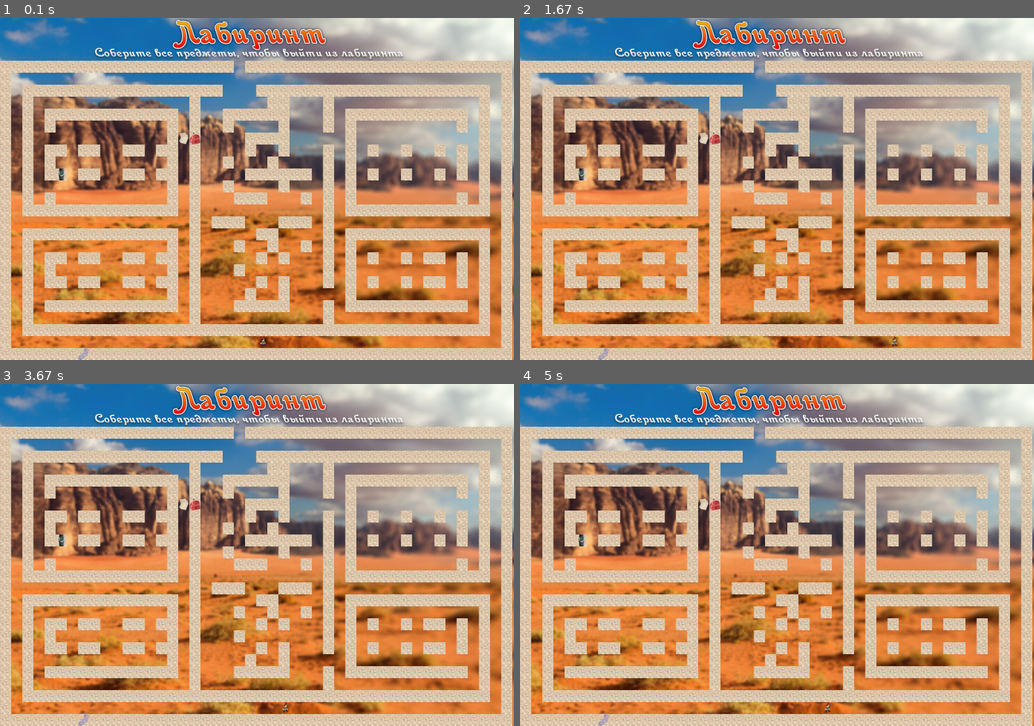
Above: before the commit, frames 1-4 (two rows, left to right).
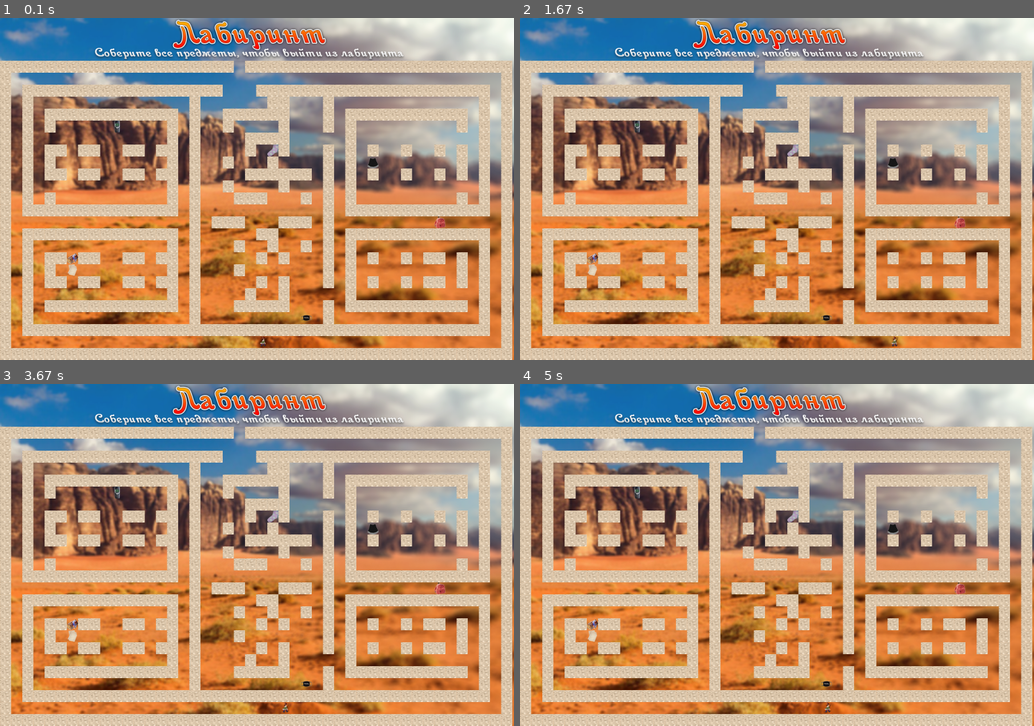
Above: after the commit, the same moments.

Repository: MariVermil/Pygame_project
Game: pygame game, started from labirint.py
Same seed, same stepped clock (60 frames per second), same inputs: the game is played once before the commit and once after it.
Inputs:
- Up to frame 1 (0.1 s): no input
- Up to frame 2 (1.67 s): hold Right 0.33-0.8 s; hold Right 1.17-1.63 s
- Up to frame 3 (3.67 s): hold Left 1.67-2.2 s; hold Left 2.57-2.97 s; hold Right from 3.4 s (still down)
- Up to frame 4 (5 s): release Right at 4.03 s; hold Left 4.47-4.93 s; hold Right from 4.97 s (still down)

The runs differ from the first frame. In frame 1, 0.5% of the frame differs, in the area x 11-87%, y 30-100%; in frame 2, 0.5%; in frame 3, 0.5%; in frame 4, 0.5%.

Commit message:
Предметы в нормальных местах

Diff:
--- a/labirint.py
+++ b/labirint.py
@@ -43,14 +43,13 @@
 
 class Coin(pg.sprite.Sprite):
     def __init__(self, x, y):
-        super().__init__()
+        super().__init__(coins_group)
         k = random.choice(used_coins)
+        print(k)
         self.image = load_image(f'coin{k}.png')
         del used_coins[used_coins.index(k)]
-        self.rect = self.image.get_rect()
-        self.rect.x = tile_width * x
-        self.rect.y = 100 + tile_height * y
-        print(x, y)
+        self.rect = self.image.get_rect().move(tile_width * y,
+                                               100 + tile_height * x)
 
 
 class Tile(pg.sprite.Sprite):
@@ -67,9 +66,10 @@
         levelmap = np.array([list(i) for i in [line.strip() for line in mapfile]])
         while len(coins_coord) < 7:
             k1 = random.randint(0, 24)
-            k2 = random.randint(0, 44)
-            if levelmap[k1][k2] == '.':
+            k2 = random.randint(0, 45)
+            if levelmap[k1, k2] == '.' and [k1, k2] not in coins_coord:
                 coins_coord.append([k1, k2])
+                print(k1, k2, levelmap[k1, k2])
     return levelmap
 
 
